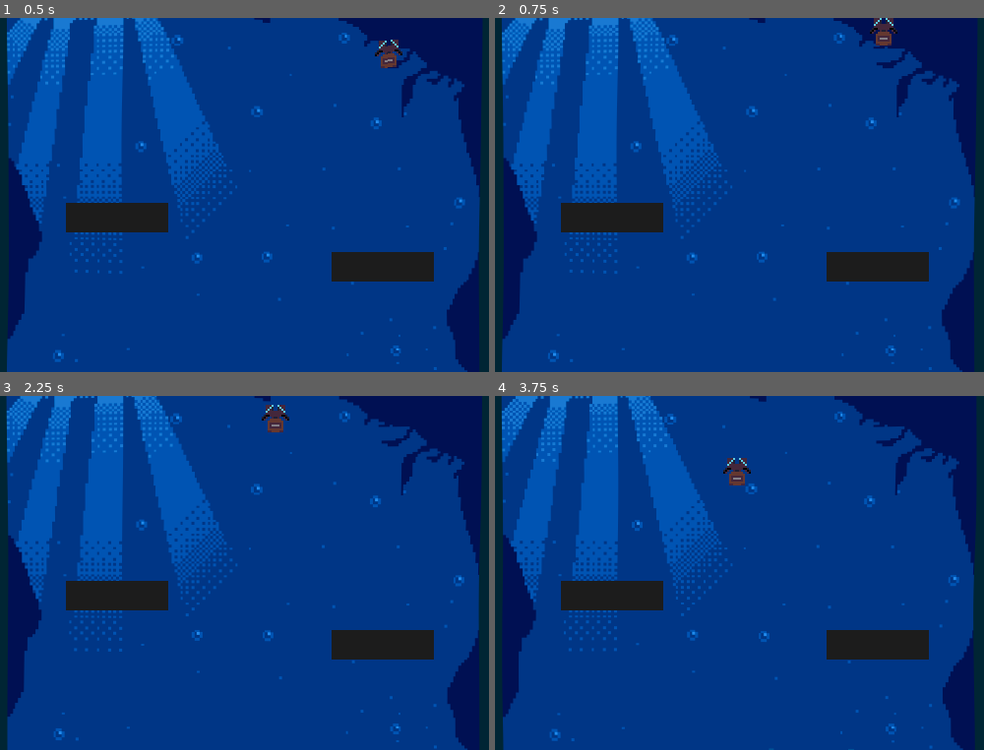
Above: before the commit, frames 1-4 (two rows, left to right).
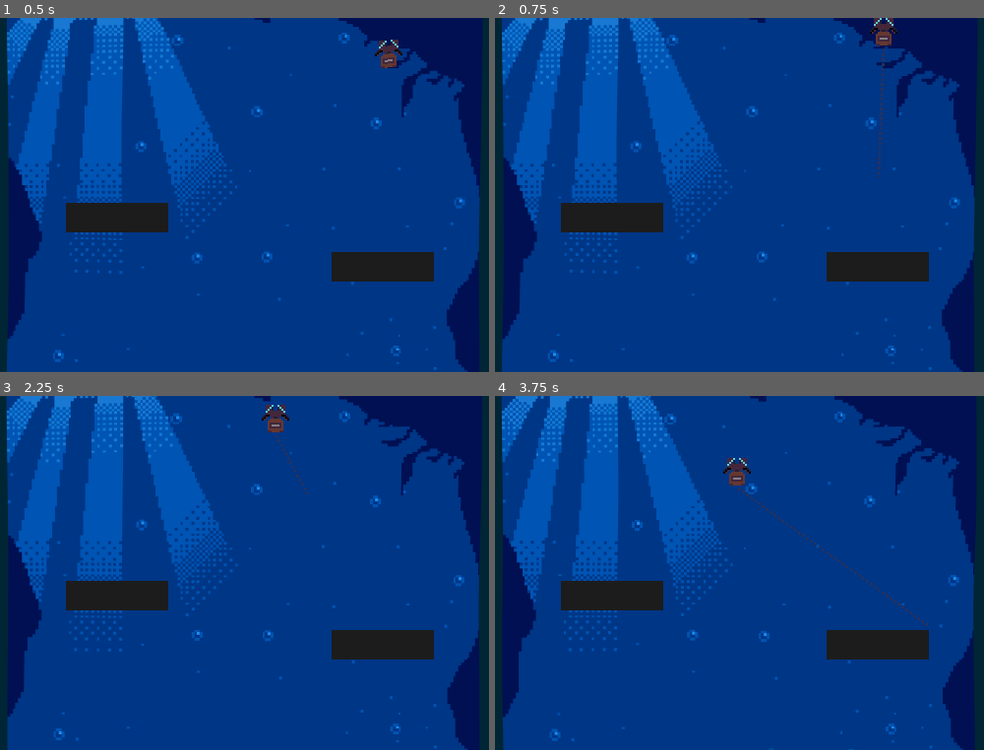
Above: after the commit, the same moments.

Repository: HTMLSniper/GameOff22
Game: Godot game, scene res://World.tscn
Two runs of this game, one before a commit and one after it. Both use one fixed random seed, a clock stepped at 60 frames per second and the inputs below. The engine's default icon, where the game draws it, is replaced by a stand-in: a white triangle on a blue panel in a dark square.
Inputs (mouse positions are in pixels of both pictures, inside the frame that each line leads up to):
- Up to frame 1 (0.5 s): no input
- Up to frame 2 (0.75 s): move the mouse to (876, 177) at 0.52 s; hold Space (jump) from 0.53 s (still down)
- Up to frame 3 (2.25 s): tap Enter at 1.25 s; move the mouse to (117, 590) at 1.27 s; release Space (jump) at 1.28 s; tap Space (jump) at 1.35, 1.52, 1.82 s; move the mouse to (308, 495) at 2.02 s; hold Space (jump) from 2.03 s (still down)
- Up to frame 4 (3.75 s): move the mouse to (710, 643) at 2.77 s; release Space (jump) at 2.78 s; tap Space (jump) at 2.85, 3.02, 3.32 s; move the mouse to (930, 626) at 3.52 s; hold Space (jump) from 3.53 s (still down)

Frame 1 is identical in both runs. In frame 2, 0.1% of the frame differs, in the area x 78-80%, y 8-45%; in frame 3, less than 0.1%; in frame 4, 0.2%, in the area x 49-89%, y 25-65%.

Commit message:
add line

Diff:
--- a/Player.gd
+++ b/Player.gd
@@ -13,21 +13,25 @@
 var jump_height := 0.0
 var is_jumping := false
 var last_vel := Vector2.ZERO
+var max_points := 5
+
+onready var line = $DirectionVisualizer
+onready var trajPoint = $TrajPoint
 
 
 func _physics_process(delta: float) -> void:
-	reduce_vel(delta)
+	velocity = reduce_vel(delta, velocity)
 
 	if Input.is_action_pressed("jump"):
-		print(jump_height)
+		update_trajectory(delta)
 		if jump_height < max_jump:
 			jump_height += 1
 		Engine.time_scale = 0.01
 
 	if Input.is_action_just_released("jump"):
+		line.clear_points()
 		Engine.time_scale = 1
 		do_jump()
-	print(velocity)
 	last_vel = velocity
 	velocity = move_and_slide(velocity, UP_DIRECTION)
 
@@ -37,19 +41,27 @@
 	jump_height = 0
 	is_jumping = true
 
+func update_trajectory(delta):
+	line.clear_points()
+	var start_pos = Vector2(trajPoint.position.x,trajPoint.position.y-8)
+	var end_pos = Vector2(transform.xform_inv(get_viewport().get_mouse_position()).x, transform.xform_inv(get_viewport().get_mouse_position()).y - 8)
+	line.add_point(start_pos)
+	line.add_point(end_pos)
 
-func get_gravity():
-	return jump_gravity if velocity.y < 0.0 else fall_gravity
 
-func reduce_vel(delta):
-	velocity.y = velocity.y - get_gravity() * delta # do gravity always
+func get_gravity(vel):
+	return jump_gravity if vel.y < 0.0 else fall_gravity
+
+func reduce_vel(delta, vel):
+	vel.y = vel.y - get_gravity(vel) * delta # do gravity always
 	if is_on_floor():
-		velocity.x = 0
+		vel.x = 0
 		is_jumping = false
 	elif is_on_wall():
-		velocity.x = -last_vel.x * 0.85
+		vel.x = -last_vel.x * 0.85
 	else:
-		if velocity.x > 0:
-			velocity.x = velocity.x - waterResistance * delta
-		elif velocity.x < 0:
-			velocity.x = velocity.x + waterResistance * delta
+		if vel.x > 0:
+			vel.x = vel.x - waterResistance * delta
+		elif vel.x < 0:
+			vel.x = vel.x + waterResistance * delta
+	return vel
--- a/Player.tscn
+++ b/Player.tscn
@@ -1,7 +1,8 @@
-[gd_scene load_steps=4 format=2]
+[gd_scene load_steps=5 format=2]
 
 [ext_resource path="res://Player.gd" type="Script" id=1]
 [ext_resource path="res://assets/player_v1.png" type="Texture" id=2]
+[ext_resource path="res://assets/line.png" type="Texture" id=3]
 
 [sub_resource type="RectangleShape2D" id=1]
 extents = Vector2( 5, 7 )
@@ -15,3 +16,12 @@
 
 [node name="CollisionShape2D" type="CollisionShape2D" parent="."]
 shape = SubResource( 1 )
+
+[node name="DirectionVisualizer" type="Line2D" parent="."]
+position = Vector2( 0, 8 )
+default_color = Color( 0.164706, 0.196078, 0.360784, 1 )
+texture = ExtResource( 3 )
+texture_mode = 1
+
+[node name="TrajPoint" type="Position2D" parent="."]
+position = Vector2( 0, 8 )
Binary file added: assets/line.png
Not shown, added: assets/line.png.import
